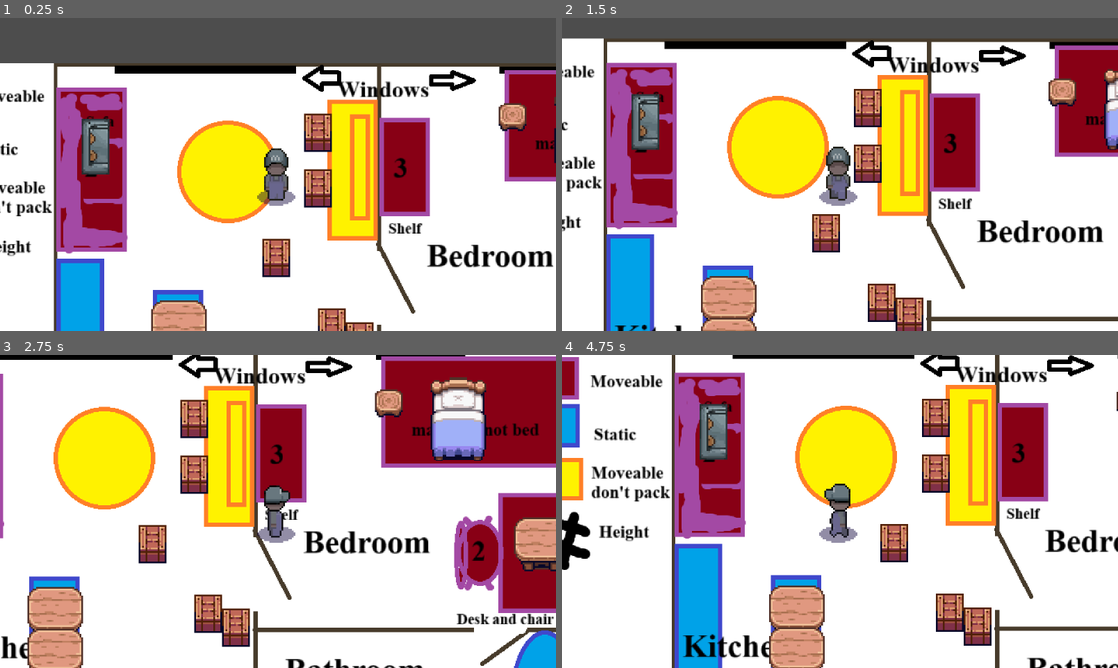
Above: before the commit, frames 1-4 (two rows, left to right).
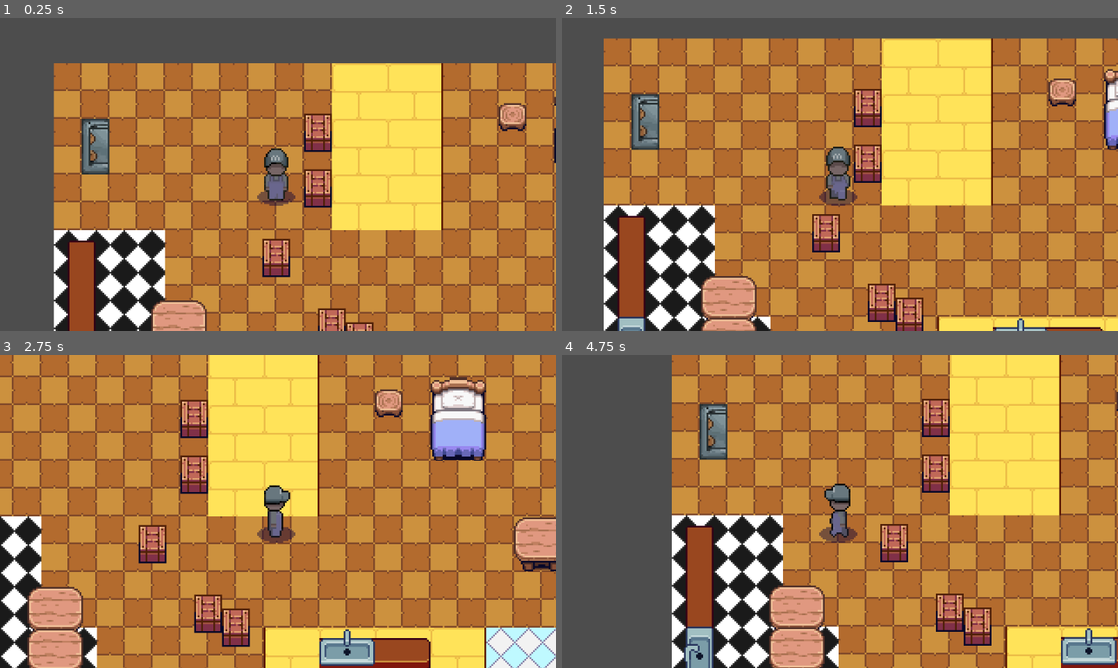
Above: after the commit, the same moments.

Repository: jeanRosa17/project-move-out
Game: Godot game, scene res://Levels/Tests/TestLevel.tscn
Two runs of this game, one before a commit and one after it. Both use one fixed random seed, a clock stepped at 60 frames per second and the inputs below. This scene is started directly instead of the project's main scene.
Inputs (mouse positions are in pixels of both pictures, inside the frame that each line leads up to):
- Up to frame 1 (0.25 s): no input
- Up to frame 2 (1.5 s): move the mouse to (962, 158) at 0.52 s; hold Right (MoveRight) 0.53-1.28 s; click (962, 158) at 0.6 s; move the mouse to (728, 190) at 1.27 s; hold S (MoveDown) from 1.28 s (still down); right-click (728, 190) at 1.35 s
- Up to frame 3 (2.75 s): click (166, 527) at 1.55 s; move the mouse to (333, 442) at 2.02 s; release S (MoveDown) at 2.03 s; hold Right (MoveRight) from 2.03 s (still down); click (333, 442) at 2.1 s
- Up to frame 4 (4.75 s): move the mouse to (812, 574) at 2.77 s; release Right (MoveRight) at 2.78 s; hold W (MoveUp) 2.78-3.53 s; tap Shift (Push-Pull) at 2.85 s; click (812, 574) at 3.05 s; move the mouse to (1006, 558) at 3.52 s; hold Left (MoveLeft) from 3.53 s (still down); click (1006, 558) at 3.6 s; move the mouse to (673, 464) at 4.27 s; right-click (673, 464) at 4.35 s; click (673, 464) at 4.55 s

The runs differ from the first frame. In frame 1, 79% of the frame differs, in the area x 0-100%, y 14-100%; in frame 2, 85%; in frame 3, 89%; in frame 4, 91%, in the area x 0-100%, y 0-100%.
Error in both runs: Invalid assignment of property or key 'furniture' with value of type 'RigidBody2D' on a base object of type 'Node (PlayerManager)'. (res://Scripts/Player)

Commit message:
Made the textbox into its own custom Panel node
* Readded the dialogueTag to the Furniture script

Diff:
--- a/Levels/Empty TopDownRoom.tscn
+++ b/Levels/Empty TopDownRoom.tscn
@@ -1,18 +1,12 @@
-[gd_scene load_steps=10 format=4 uid="uid://d232pgtn4b17h"]
+[gd_scene load_steps=8 format=4 uid="uid://d232pgtn4b17h"]
 
 [ext_resource type="TileSet" uid="uid://c7j0gyu0tnn1m" path="res://Assets/tiles/Support Columns-autotile2/Support Columns-autotile2.tres" id="1_guw12"]
 [ext_resource type="Texture2D" uid="uid://byjdse3pdpxef" path="res://Assets/Level Art/Bachelor_pad_test_level.png" id="2_euv87"]
-[ext_resource type="Script" uid="uid://cau3mgvyc3sus" path="res://Scripts/Dialogue/Dialogue.gd" id="3_fqnor"]
+[ext_resource type="PackedScene" uid="uid://psh4s5sym8kd" path="res://UI/Textbox.tscn" id="3_guw12"]
 [ext_resource type="PackedScene" uid="uid://d0yd01mkkwtji" path="res://Player/Player.tscn" id="4_p3iwt"]
 [ext_resource type="PackedScene" uid="uid://dq5dgctxnghmb" path="res://Objects/Bed.tscn" id="5_7ntl6"]
 [ext_resource type="Texture2D" uid="uid://b1h3op3pjraac" path="res://Assets/Level Art/couch1.png" id="6_t3k7s"]
 [ext_resource type="Shape2D" uid="uid://chlinrgkjlcsr" path="res://Levels/Resources/WorldBorder.tres" id="7_h821t"]
-
-[sub_resource type="StyleBoxEmpty" id="StyleBoxEmpty_guw12"]
-content_margin_left = 5.0
-
-[sub_resource type="Theme" id="Theme_iqcmb"]
-default_font_size = 10
 
 [node name="Empty Room" type="Node2D"]
 
@@ -38,41 +32,13 @@
 layer = 3
 follow_viewport_enabled = true
 
-[node name="Panel" type="Panel" parent="CanvasLayer"]
-offset_left = 63.0
-offset_top = 120.0
-offset_right = 255.0
-offset_bottom = 160.0
-
-[node name="PanelContainer" type="PanelContainer" parent="CanvasLayer/Panel"]
-layout_mode = 1
-anchors_preset = 7
-anchor_left = 0.5
-anchor_top = 1.0
-anchor_right = 0.5
-anchor_bottom = 1.0
-offset_left = -95.0
-offset_top = -39.0
-offset_right = 97.0
-offset_bottom = 1.0
-grow_horizontal = 2
-grow_vertical = 0
-theme_override_styles/panel = SubResource("StyleBoxEmpty_guw12")
-
-[node name="Label" type="Label" parent="CanvasLayer/Panel/PanelContainer"]
-custom_minimum_size = Vector2(192, 40)
-layout_mode = 2
-size_flags_horizontal = 4
-theme = SubResource("Theme_iqcmb")
-text = "wFIEE SJ"
-autowrap_mode = 2
-script = ExtResource("3_fqnor")
+[node name="Textbox" parent="CanvasLayer" instance=ExtResource("3_guw12")]
 
 [node name="Player" parent="." instance=ExtResource("4_p3iwt")]
 position = Vector2(127, 88)
 safe_margin = 1.159
 
-[node name="Camera2D" parent="Player" index="6"]
+[node name="Camera2D" parent="Player" index="5"]
 limit_left = 0
 limit_top = 0
 limit_right = 320
@@ -81,19 +47,11 @@
 [node name="Bed" parent="." instance=ExtResource("5_7ntl6")]
 position = Vector2(229.00006, 117)
 scale = Vector2(1.5, 1.5)
-platform_floor_layers = 0
-safe_margin = 15.346
-canLift = false
-canPush = true
 
 [node name="Couch" parent="." instance=ExtResource("5_7ntl6")]
 position = Vector2(49, 68.00001)
 rotation = 3.1415927
 scale = Vector2(1.5, 1.5)
-platform_floor_layers = 0
-safe_margin = 15.346
-canLift = false
-canPush = true
 
 [node name="Sprite2D" parent="Couch" index="0"]
 texture = ExtResource("6_t3k7s")
--- a/Levels/Scenes/Tutorial/Tutorial_Lobby.tscn
+++ b/Levels/Scenes/Tutorial/Tutorial_Lobby.tscn
@@ -3,18 +3,17 @@
 [ext_resource type="TileSet" uid="uid://c7j0gyu0tnn1m" path="res://Assets/tiles/Support Columns-autotile2/Support Columns-autotile2.tres" id="1_0vuas"]
 [ext_resource type="Texture2D" uid="uid://byjdse3pdpxef" path="res://Assets/Level Art/Bachelor_pad_test_level.png" id="2_l00sm"]
 [ext_resource type="TileSet" uid="uid://bfsdyggvkp2d" path="res://Levels/Resources/OldTileMap.tres" id="3_4gc1d"]
-[ext_resource type="Script" uid="uid://cau3mgvyc3sus" path="res://Scripts/Dialogue/Dialogue.gd" id="3_hlt0u"]
 [ext_resource type="PackedScene" uid="uid://d0yd01mkkwtji" path="res://Player/Player.tscn" id="4_a2lav"]
+[ext_resource type="PackedScene" uid="uid://psh4s5sym8kd" path="res://UI/Textbox.tscn" id="4_dpslo"]
 [ext_resource type="PackedScene" uid="uid://d26wukook25xb" path="res://Objects/Table.tscn" id="5_dpslo"]
 [ext_resource type="PackedScene" uid="uid://dq5dgctxnghmb" path="res://Objects/Bed.tscn" id="5_on7kk"]
 [ext_resource type="Texture2D" uid="uid://b1h3op3pjraac" path="res://Assets/Level Art/couch1.png" id="6_x0yed"]
 [ext_resource type="Shape2D" uid="uid://chlinrgkjlcsr" path="res://Levels/Resources/WorldBorder.tres" id="7_0xyol"]
+[ext_resource type="Script" uid="uid://bmqryoobj44j2" path="res://Scripts/Dialogue/DialogueTag.gd" id="8_jwaso"]
 
-[sub_resource type="StyleBoxEmpty" id="StyleBoxEmpty_jwaso"]
-content_margin_left = 5.0
-
-[sub_resource type="Theme" id="Theme_4jkoc"]
-default_font_size = 10
+[sub_resource type="Resource" id="Resource_4jkoc"]
+script = ExtResource("8_jwaso")
+metadata/_custom_type_script = "uid://bmqryoobj44j2"
 
 [node name="Empty Room" type="Node2D"]
 
@@ -52,34 +51,7 @@
 visible = false
 follow_viewport_enabled = true
 
-[node name="Panel" type="Panel" parent="CanvasLayer"]
-offset_left = 63.0
-offset_top = 120.0
-offset_right = 255.0
-offset_bottom = 160.0
-
-[node name="PanelContainer" type="PanelContainer" parent="CanvasLayer/Panel"]
-layout_mode = 1
-anchors_preset = 7
-anchor_left = 0.5
-anchor_top = 1.0
-anchor_right = 0.5
-anchor_bottom = 1.0
-offset_left = -95.0
-offset_top = -39.0
-offset_right = 97.0
-offset_bottom = 1.0
-grow_horizontal = 2
-grow_vertical = 0
-theme_override_styles/panel = SubResource("StyleBoxEmpty_jwaso")
-
-[node name="Label" type="Label" parent="CanvasLayer/Panel/PanelContainer"]
-custom_minimum_size = Vector2(192, 40)
-layout_mode = 2
-size_flags_horizontal = 4
-theme = SubResource("Theme_4jkoc")
-autowrap_mode = 2
-script = ExtResource("3_hlt0u")
+[node name="Textbox" parent="CanvasLayer" instance=ExtResource("4_dpslo")]
 
 [node name="Table" parent="." instance=ExtResource("5_dpslo")]
 position = Vector2(117, 63)
@@ -101,6 +73,7 @@
 position = Vector2(225, 45)
 rotation = -1.5708
 scale = Vector2(1.5, 1.5)
+dialogueTag = SubResource("Resource_4jkoc")
 
 [node name="Sprite2D" parent="Couch" index="0"]
 texture = ExtResource("6_x0yed")
--- a/Levels/Tests/TestLevel.tscn
+++ b/Levels/Tests/TestLevel.tscn
@@ -1,10 +1,10 @@
-[gd_scene load_steps=33 format=4 uid="uid://bd4iaouuaddvw"]
+[gd_scene load_steps=32 format=4 uid="uid://bd4iaouuaddvw"]
 
 [ext_resource type="Texture2D" uid="uid://dffq6tyiqk8ch" path="res://Assets/tiles/Template Garage Floor.png" id="1_ovj46"]
 [ext_resource type="TileSet" uid="uid://bfsdyggvkp2d" path="res://Levels/Resources/OldTileMap.tres" id="2_2ubmf"]
 [ext_resource type="TileSet" uid="uid://c7j0gyu0tnn1m" path="res://Assets/tiles/Support Columns-autotile2/Support Columns-autotile2.tres" id="3_uvob4"]
 [ext_resource type="Texture2D" uid="uid://byjdse3pdpxef" path="res://Assets/Level Art/Bachelor_pad_test_level.png" id="4_cifax"]
-[ext_resource type="Script" uid="uid://cau3mgvyc3sus" path="res://Scripts/Dialogue/Dialogue.gd" id="5_gfoas"]
+[ext_resource type="PackedScene" uid="uid://psh4s5sym8kd" path="res://UI/Textbox.tscn" id="5_cifax"]
 [ext_resource type="PackedScene" uid="uid://d0yd01mkkwtji" path="res://Player/Player.tscn" id="6_b3xeb"]
 [ext_resource type="PackedScene" uid="uid://d26wukook25xb" path="res://Objects/Table.tscn" id="7_plhdx"]
 [ext_resource type="Texture2D" uid="uid://drpfaulsu8pf6" path="res://Assets/Objects Spritesheet.png" id="8_nr1ry"]
@@ -15,9 +15,6 @@
 [ext_resource type="Texture2D" uid="uid://xb4g61m2b78c" path="res://Assets/Level Art/Counter_Tileset.png" id="13_cifax"]
 [ext_resource type="Script" uid="uid://bg35t571kh220" path="res://Scripts/Van/Van.gd" id="13_gfoas"]
 
-[sub_resource type="Theme" id="Theme_iqcmb"]
-default_font_size = 11
-
 [sub_resource type="RectangleShape2D" id="RectangleShape2D_cxxvu"]
 size = Vector2(14.3853, 9.84536)
 
@@ -100,6 +97,7 @@
 tile_set = ExtResource("3_uvob4")
 
 [node name="Background" type="Sprite2D" parent="."]
+visible = false
 position = Vector2(147.75, 125)
 scale = Vector2(0.5, 0.5)
 texture = ExtResource("4_cifax")
@@ -108,27 +106,7 @@
 visible = false
 follow_viewport_scale = 3.0
 
-[node name="PanelContainer" type="PanelContainer" parent="CanvasLayer"]
-anchors_preset = 7
-anchor_left = 0.5
-anchor_top = 1.0
-anchor_right = 0.5
-anchor_bottom = 1.0
-offset_left = -448.0
-offset_top = -337.0
-offset_right = -184.0
-offset_bottom = -297.0
-grow_horizontal = 2
-grow_vertical = 0
-
-[node name="Label" type="Label" parent="CanvasLayer/PanelContainer"]
-custom_minimum_size = Vector2(240, 30)
-layout_mode = 2
-size_flags_horizontal = 4
-theme = SubResource("Theme_iqcmb")
-text = "	Hmm what's that?"
-autowrap_mode = 2
-script = ExtResource("5_gfoas")
+[node name="Textbox" parent="CanvasLayer" instance=ExtResource("5_cifax")]
 
 [node name="Player" parent="." instance=ExtResource("6_b3xeb")]
 position = Vector2(128, 64)
--- a/Scripts/Dialogue/Dialogue.gd
+++ b/Scripts/Dialogue/Dialogue.gd
@@ -1,5 +1,8 @@
 class_name DialogueManager
-extends Label
+extends Panel
+
+@onready var label:Label = $PanelContainer/Label
+#@export var
 
 ## File path to the Dialogue script
 @export var dialogueScriptPath: StringName = "res://Narrative/SampleText.txt"
@@ -55,7 +58,7 @@
 ## Begins the dialogue sequence
 func startDialogue() -> void:
 	self.dialogueScript = FileAccess.get_file_as_string(self.dialogueScriptPath)
-	self.text = ""
+	self.label.text = ""
 	self.lineCounter = 0
 	self.charCounter = 0
 	self.currentTagFinished = false
@@ -133,7 +136,7 @@
 		return
 
 	var nextCharHelper: Callable = func (_textSpeed:float) -> void:
-		self.text = line.left(charCounter)
+		self.label.text = line.left(charCounter)
 		self.timer.start(_textSpeed)
 
 	self.charCounter += 1
--- a/Narrative/nullDialogue.tres
+++ b/Scripts/Dialogue/nullDialogue.tres
@@ -1,6 +1,6 @@
 [gd_resource type="Resource" script_class="DialogueTag" load_steps=2 format=3 uid="uid://brwl51b3u5pqg"]
 
-[ext_resource type="Script" uid="uid://bmqryoobj44j2" path="res://Scripts/Resources/DialogueTag.gd" id="1_ukgbs"]
+[ext_resource type="Script" uid="uid://bmqryoobj44j2" path="res://Scripts/Dialogue/DialogueTag.gd" id="1_ukgbs"]
 
 [resource]
 script = ExtResource("1_ukgbs")
--- a/Scripts/Furniture/Furniture.gd
+++ b/Scripts/Furniture/Furniture.gd
@@ -6,6 +6,7 @@
 @export var canPush:bool
 @export var canPull:bool
 @export var weight:int
+@export var dialogueTag:DialogueTag = preload("res://Scripts/Dialogue/nullDialogue.tres")
 
 var isLifting: bool = false
 var isPushing: bool = false
--- a/Scripts/Resources/DefaultPhysics.tres
+++ b/Scripts/Resources/DefaultPhysics.tres
@@ -1,6 +1,6 @@
 [gd_resource type="Resource" script_class="PlayerPhysics" load_steps=2 format=3 uid="uid://d0cpypyslsqyo"]
 
-[ext_resource type="Script" uid="uid://daxp253b2rvub" path="res://Scripts/Resources/PlayerPhysics.gd" id="1_gbmgp"]
+[ext_resource type="Script" uid="uid://daxp253b2rvub" path="res://Scripts/Player Scripts/PlayerPhysics.gd" id="1_gbmgp"]
 
 [resource]
 script = ExtResource("1_gbmgp")
--- a/Scripts/States/Interact.gd
+++ b/Scripts/States/Interact.gd
@@ -1,7 +1,7 @@
 extends State
 
 @onready var canvas_layer: CanvasLayer = $"../../../CanvasLayer"
-@onready var label: DialogueManager = $"../../../CanvasLayer/Panel/PanelContainer/Label"
+@onready var textbox: DialogueManager = $"../../../CanvasLayer/Textbox"
 
 
 ## Determines if the state can be entered. By default returns true.
@@ -12,9 +12,9 @@
 ## The first method called when the state is transitioned into
 func enter() -> void:
 	if (self.getManager().furniture == null or self.getManager().furniture.dialogueTag == null):
-		self.label.setDialogueTo(load("res://Narrative/nullDialogue.tres"))
+		self.textbox.setDialogueTo(load("res://Scripts/Dialogue/nullDialogue.tres"))
 	else:
-		self.label.setDialogueTo(self.getManager().furniture.dialogueTag)
+		self.textbox.setDialogueTo(self.getManager().furniture.dialogueTag)
 	self.canvas_layer.visible = true
 
 
@@ -28,7 +28,7 @@
 
 ## Constantly checks for input from the user and changes state.
 func update(_delta:float) -> void:
-	if (self.label.currentTagFinished):
+	if (self.textbox.currentTagFinished):
 		self.exit()
 
 ## This method runs every _physics_process() frame of the StateManager.
--- /dev/null
+++ b/UI/Textbox.tscn
@@ -0,0 +1,39 @@
+[gd_scene load_steps=4 format=3 uid="uid://psh4s5sym8kd"]
+
+[ext_resource type="Script" uid="uid://cau3mgvyc3sus" path="res://Scripts/Dialogue/Dialogue.gd" id="1_qignm"]
+
+[sub_resource type="StyleBoxEmpty" id="StyleBoxEmpty_guw12"]
+content_margin_left = 5.0
+
+[sub_resource type="Theme" id="Theme_iqcmb"]
+default_font_size = 10
+
+[node name="Textbox" type="Panel"]
+offset_left = 63.0
+offset_top = 120.0
+offset_right = 255.0
+offset_bottom = 160.0
+script = ExtResource("1_qignm")
+
+[node name="PanelContainer" type="PanelContainer" parent="."]
+layout_mode = 1
+anchors_preset = 7
+anchor_left = 0.5
+anchor_top = 1.0
+anchor_right = 0.5
+anchor_bottom = 1.0
+offset_left = -95.0
+offset_top = -39.0
+offset_right = 97.0
+offset_bottom = 1.0
+grow_horizontal = 2
+grow_vertical = 0
+theme_override_styles/panel = SubResource("StyleBoxEmpty_guw12")
+
+[node name="Label" type="Label" parent="PanelContainer"]
+custom_minimum_size = Vector2(192, 40)
+layout_mode = 2
+size_flags_horizontal = 4
+theme = SubResource("Theme_iqcmb")
+text = "wFIEE SJ"
+autowrap_mode = 2
Renamed: Scripts/Resources/DialogueTag.gd -> Scripts/Dialogue/DialogueTag.gd
Renamed: Scripts/Resources/DialogueTag.gd.uid -> Scripts/Dialogue/DialogueTag.gd.uid
Renamed: Scripts/Resources/PlayerPhysics.gd -> Scripts/Player Scripts/PlayerPhysics.gd
Renamed: Scripts/Resources/PlayerPhysics.gd.uid -> Scripts/Player Scripts/PlayerPhysics.gd.uid
